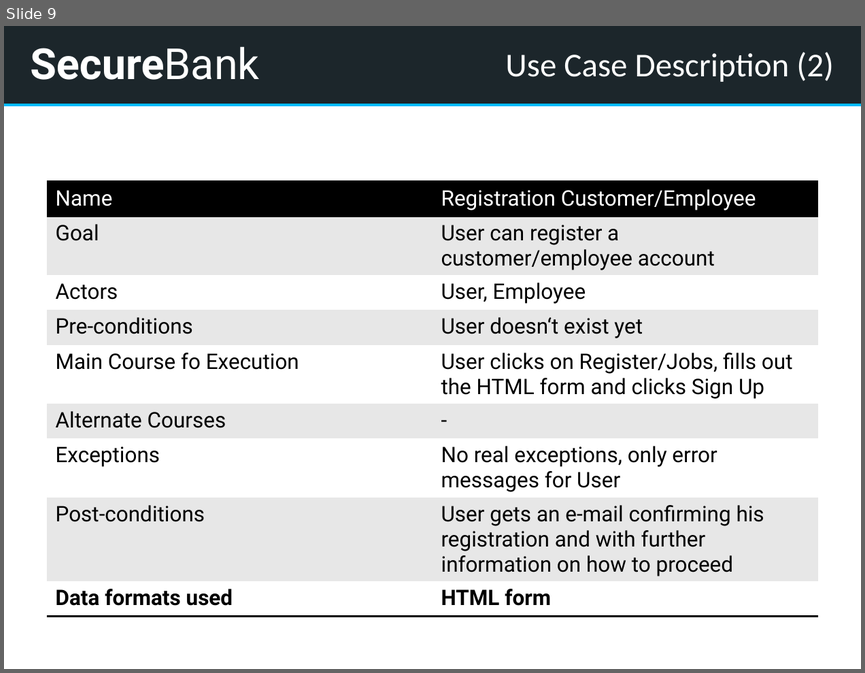
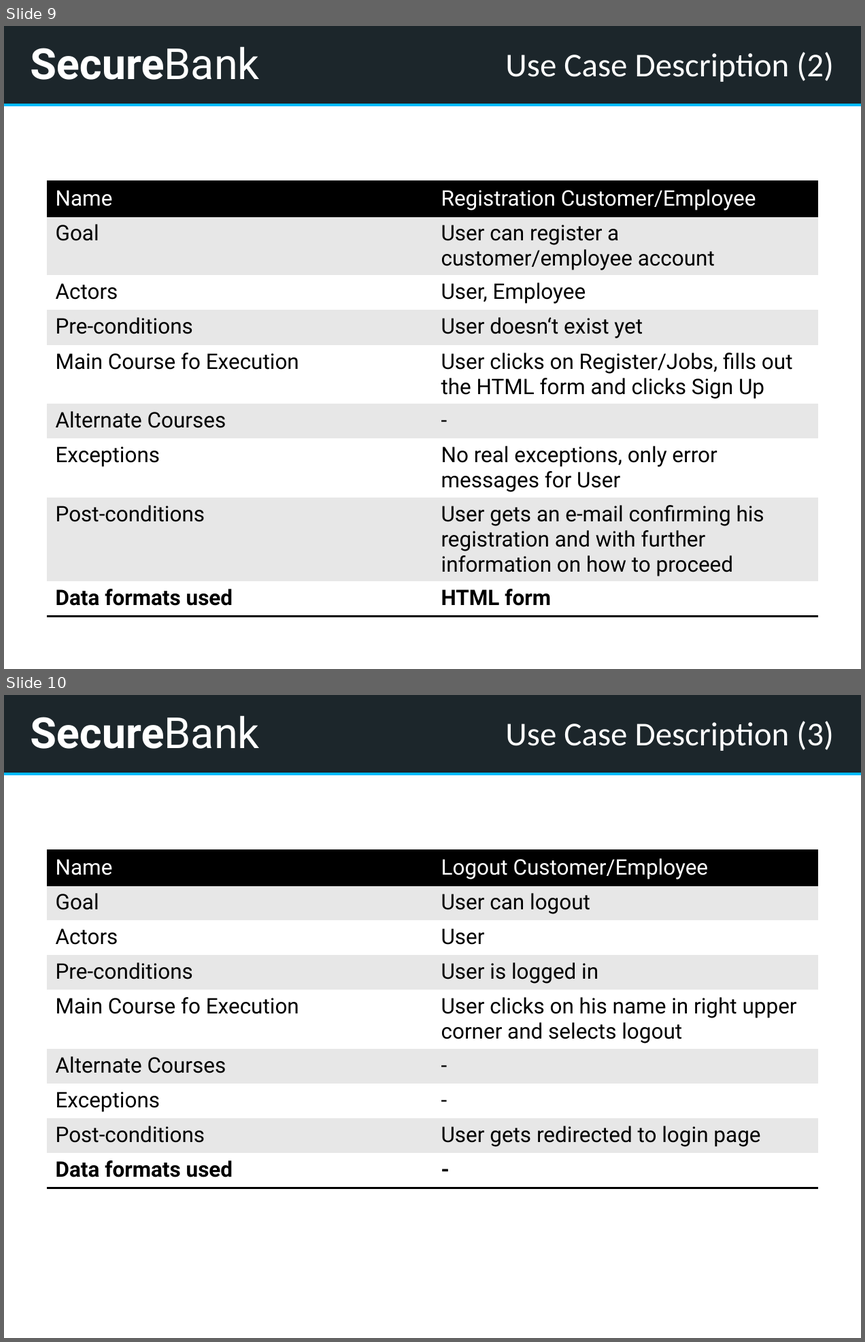
Before and after one commit to kwuerl/secure-coding-team-8, a slide deck: presentation1.pptx. Shown one above the other, each under a label of ours: slide 9 before the commit, slides 9 and 10 after it. The pictures are 865x673 and 865x1342 pixels, drawn with LibreOffice and Linux fonts; fonts in the diff are those of the drawing. Boxes give left, top, right and bottom in pixels: in the first picture for what was removed or moved away, otherwise in the second. Text is boxed around its words. In the diff, an @@ line names an element or a change of style, - is before the commit and + after.

Commit message:
use case for logout

```diff
--- a/presentation1.pptx
+++ b/presentation1.pptx
@@ slide 10 added at (4,695,861,1338), background #EAEFF4; not listed: 4 template elements that a slide beside it also shows @@
@@ title added at (505,721,833,751), 28 pt, text #FFFFFF @@
+Use Case Description (3)
@@ table added at (47,851,818,1189), 9 rows, 2 columns @@
+Name | Logout Customer/Employee
+Goal | User can logout
+Actors | User
+Pre-conditions | User is logged in
+Main Course fo Execution | User clicks on his name in right upper corner and selects logout
+Alternate Courses | -
+Exceptions | -
+Post-conditions | User gets redirected to login page
+Data formats used | -
```
